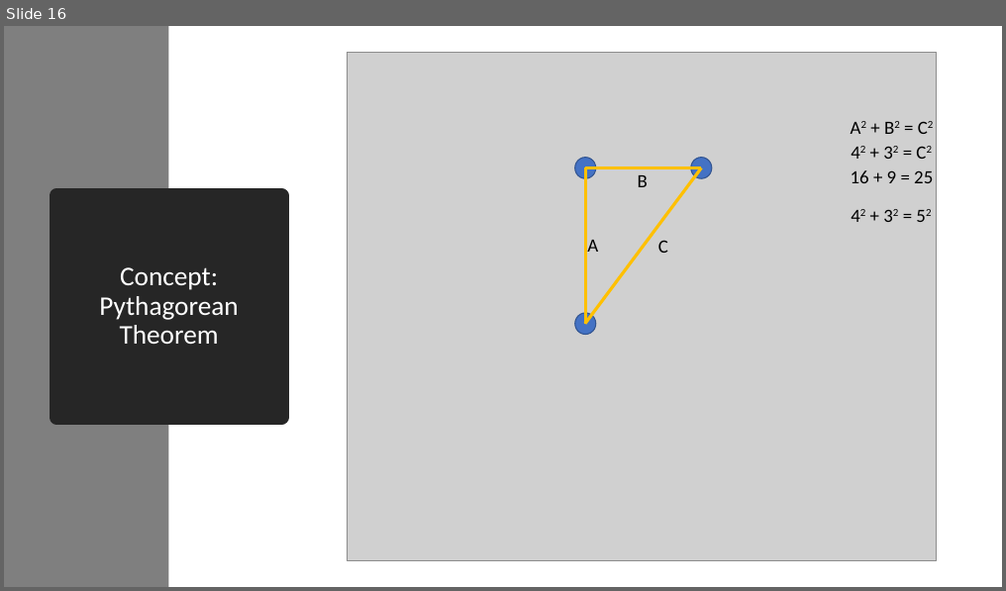
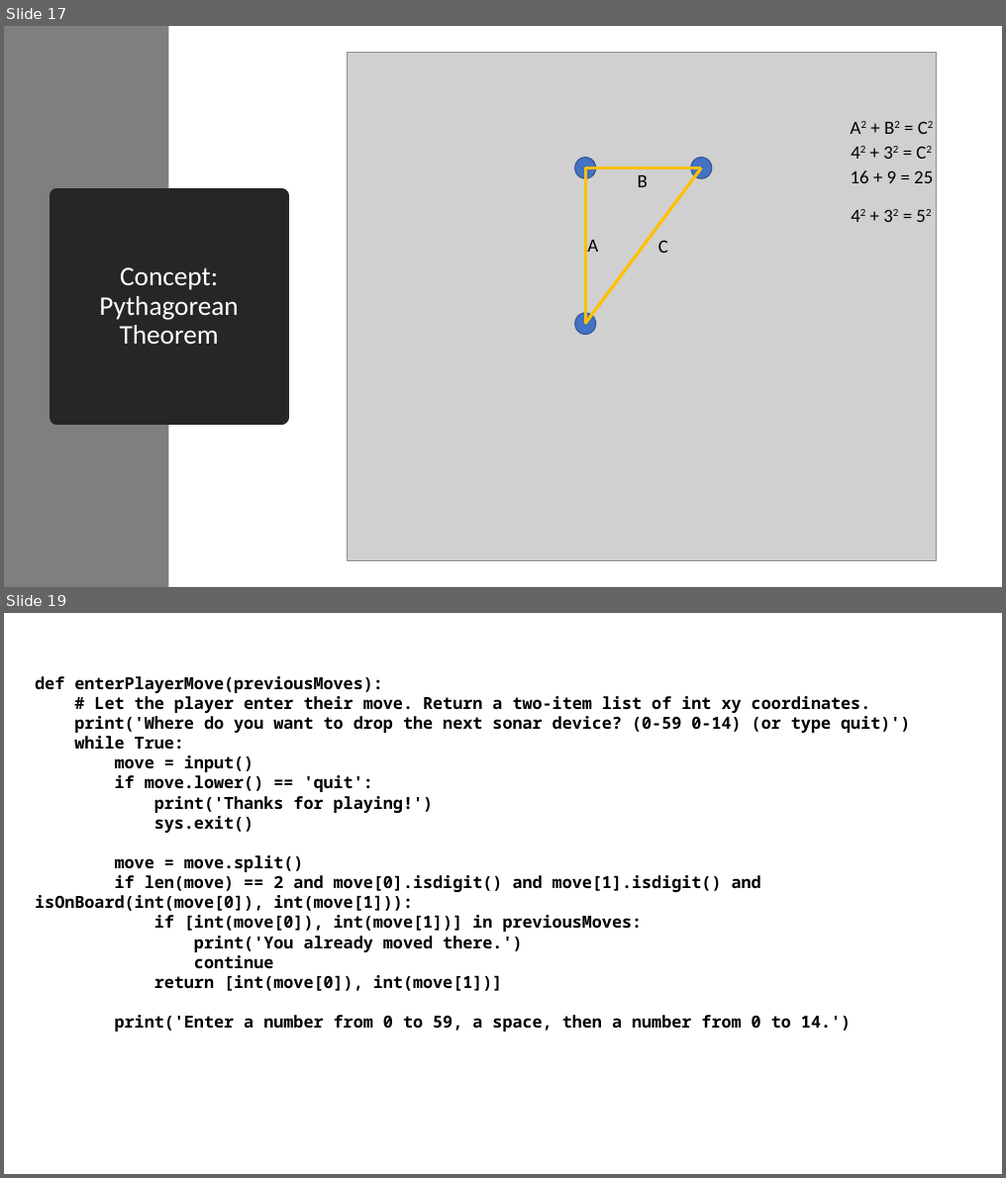
Before and after one commit to seattlecoderdojo/PythonDay-TreasureHunt, a slide deck: Python Day - Intermediate.pptx. Shown one above the other, each under a label of ours: slide 16 before the commit, slides 17 and 19 after it; the slides between them are not shown. The pictures are 1006x591 and 1006x1178 pixels, drawn with LibreOffice and Linux fonts; fonts in the diff are those of the drawing; grey boxes stand for pictures. Boxes give left, top, right and bottom in pixels: in the first picture for what was removed or moved away, otherwise in the second. Text is boxed around its words. In the diff, an @@ line names an element or a change of style, - is before the commit and + after.

```diff
--- a/Python Day - Intermediate.pptx
+++ b/Python Day - Intermediate.pptx
@@ slide 19 added at box(4, 613, 1002, 1174), background #FFFFFF @@
@@ text added at box(35, 676, 910, 1032), 16 pt, text #000000, bold @@
+def enterPlayerMove(previousMoves):
+# Let the player enter their move. Return a two-item list of int xy coordinates.
+print('Where do you want to drop the next sonar device? (0-59 0-14) (or type quit)')
+while True:
+move = input()
+if move.lower() == 'quit':
+print('Thanks for playing!')
+sys.exit()
+move = move.split()
+if len(move) == 2 and move[0].isdigit() and move[1].isdigit() and isOnBoard(int(move[0]), int(move[1])):
+if [int(move[0]), int(move[1])] in previousMoves:
+print('You already moved there.')
+continue
+return [int(move[0]), int(move[1])]
+print('Enter a number from 0 to 59, a space, then a number from 0 to 14.')
@@ what was slide 16 is now slide 17 @@
```
Also in this commit, not shown: 4 other slides added, 1 other file.
